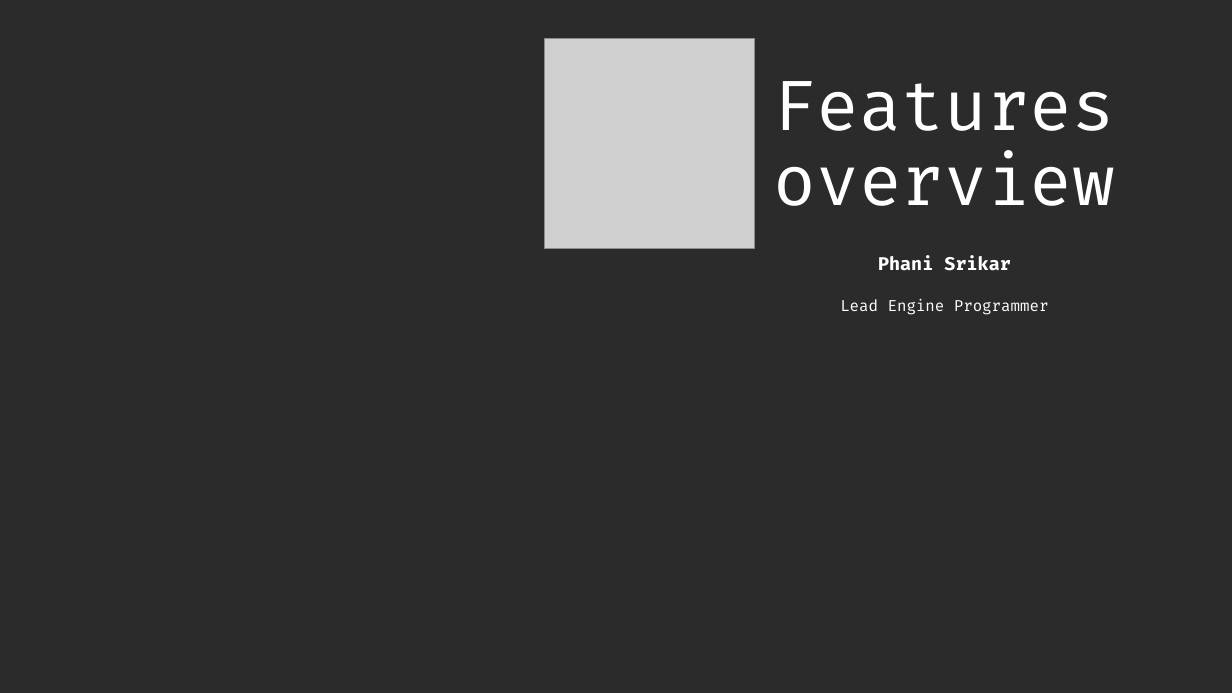
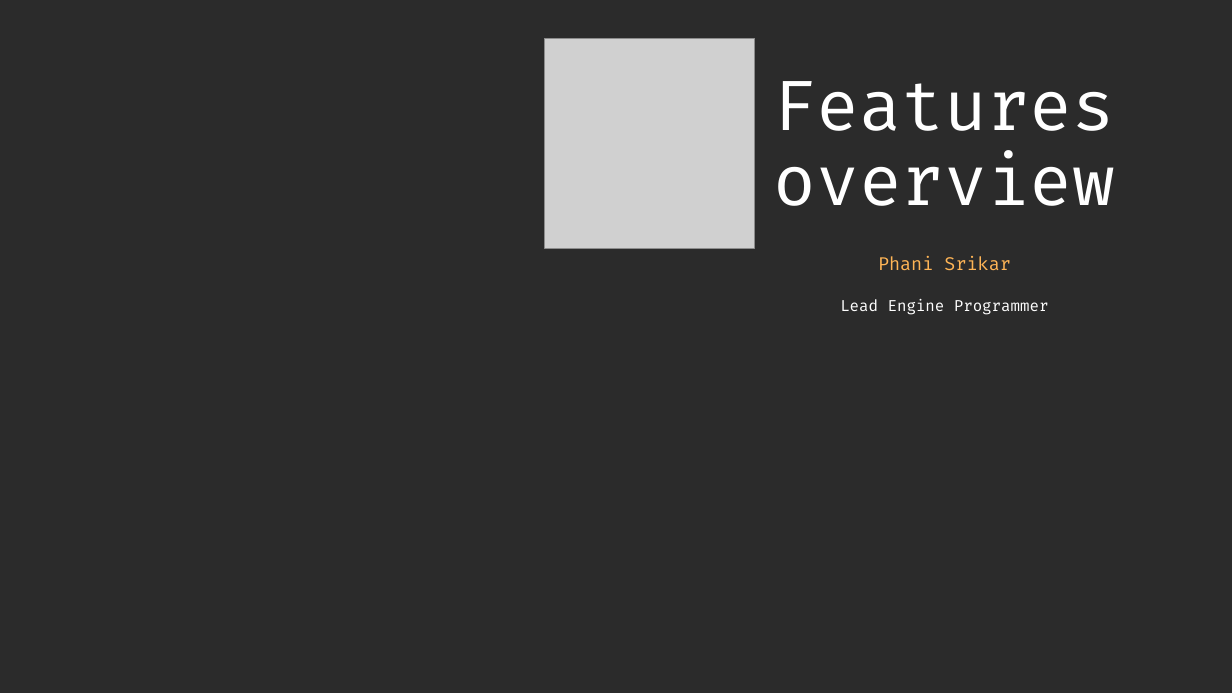
Before and after one commit to Pikachuxxxx/Razix, a slide deck: slide 1 of Docs/Features overview.pptx. Drawn at 1232x693 pixels with LibreOffice and Linux fonts; fonts in the diff are those of the drawing; grey boxes stand for pictures; background and template pictures are left out; a plain dark background stands for a picture behind light text. Boxes give left, top, right and bottom in pixels: in the first picture for what was removed or moved away, otherwise in the second. Text is boxed around its words. In the diff, an @@ line names an element or a change of style, - is before the commit and + after.

```diff
--- a/Docs/Features overview.pptx
+++ b/Docs/Features overview.pptx
@@ text at <box>878,256,1010,271</box>: text colour #FFFFFF to #FFB556, bold off in "Phani Srikar" @@
```
Also in this commit, not shown: 2 other slides changed, 1 slide added, 7 other files.
